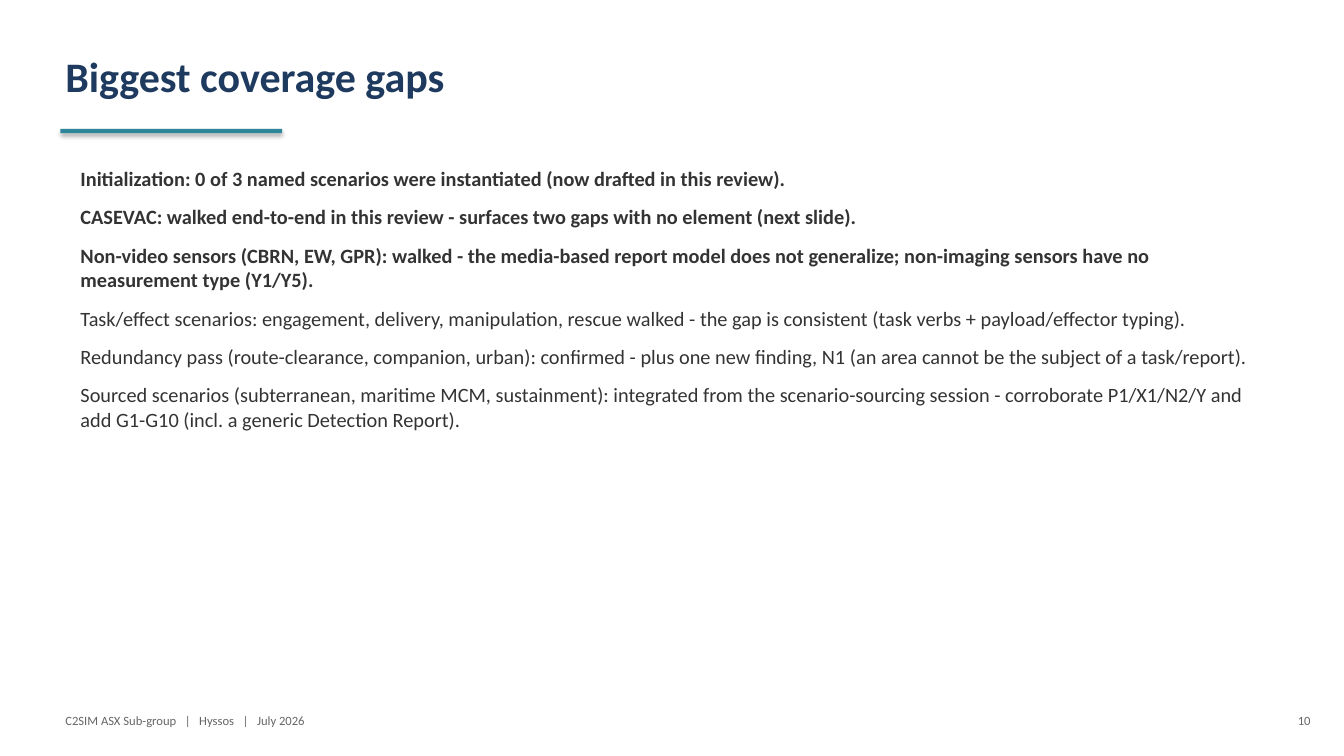
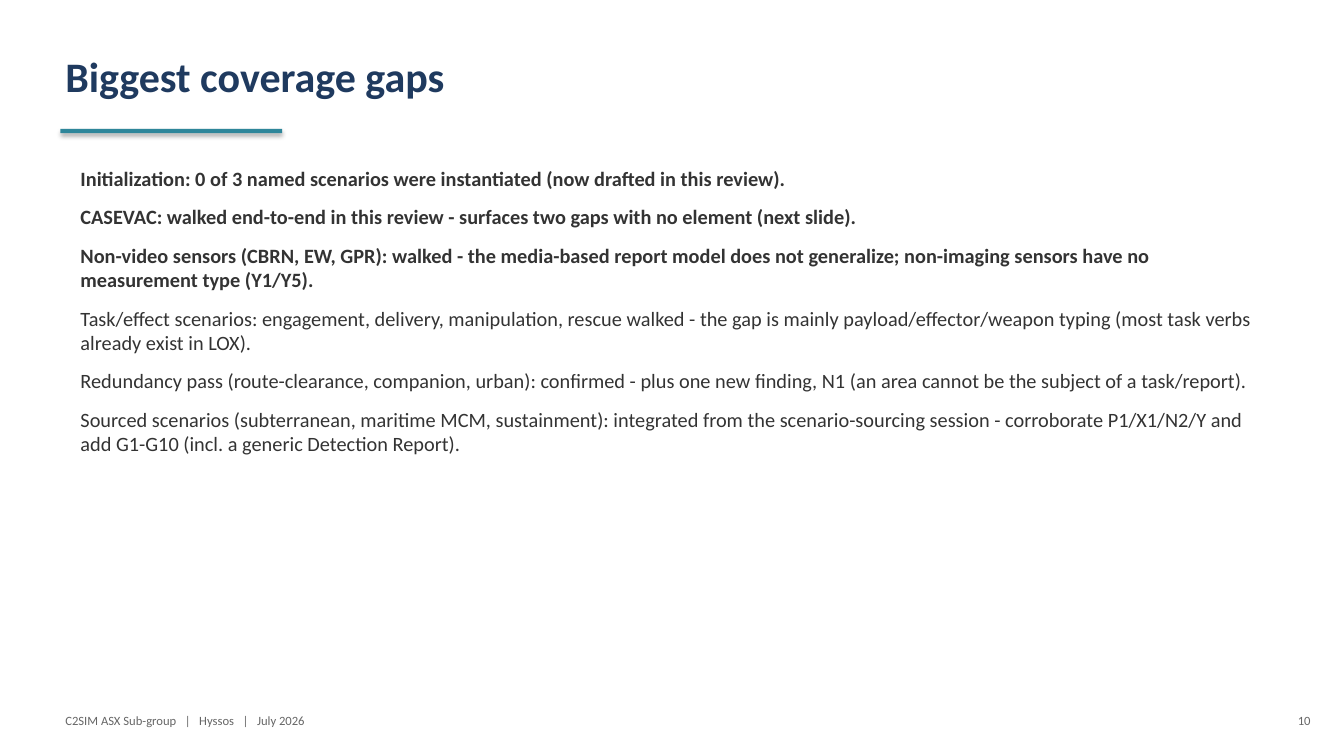
Before and after one commit to hyssostech/C2SIMArtifacts, a slide deck: slide 10 of Subgroups/ASX/InstantiationReview/ASX-Instantiation-Findings.pptx. Drawn at 1344x756 pixels with LibreOffice and Linux fonts; fonts in the diff are those of the drawing. Boxes give left, top, right and bottom in pixels: in the first picture for what was removed or moved away, otherwise in the second. Text is boxed around its words. In the diff, an @@ line names an element or a change of style, - is before the commit and + after.

```diff
--- a/Subgroups/ASX/InstantiationReview/ASX-Instantiation-Findings.pptx
+++ b/Subgroups/ASX/InstantiationReview/ASX-Instantiation-Findings.pptx
@@ text at box(80, 311, 1251, 354): text changed @@
-Task/effect scenarios: engagement, delivery, manipulation, rescue walked - the gap is consistent (task verbs + payload/effector typing).
+Task/effect scenarios: engagement, delivery, manipulation, rescue walked - the gap is mainly payload/effector/weapon typing (most task verbs already exist in LOX).
```
Also in this commit, not shown: 7 other slides changed, 14 other files.
